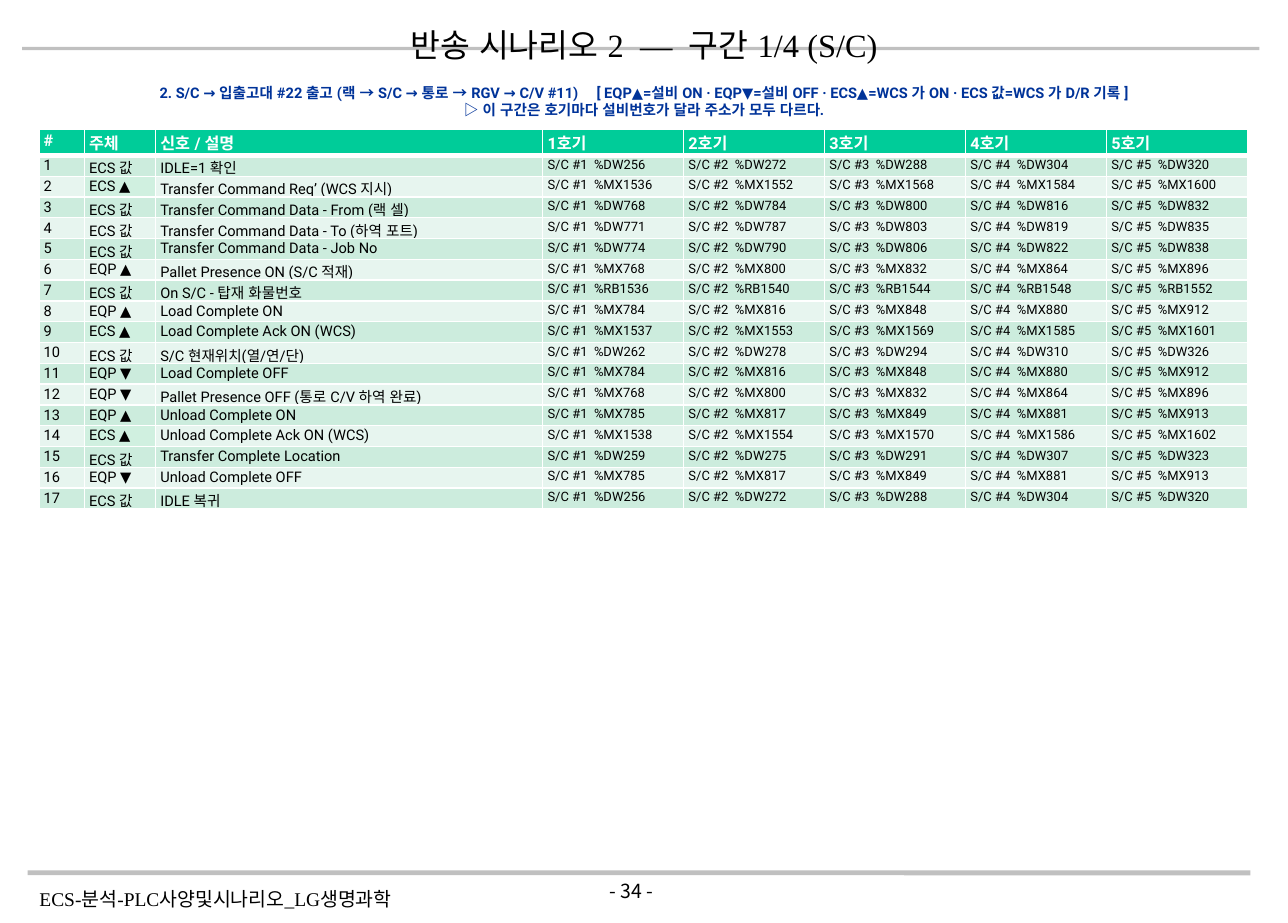
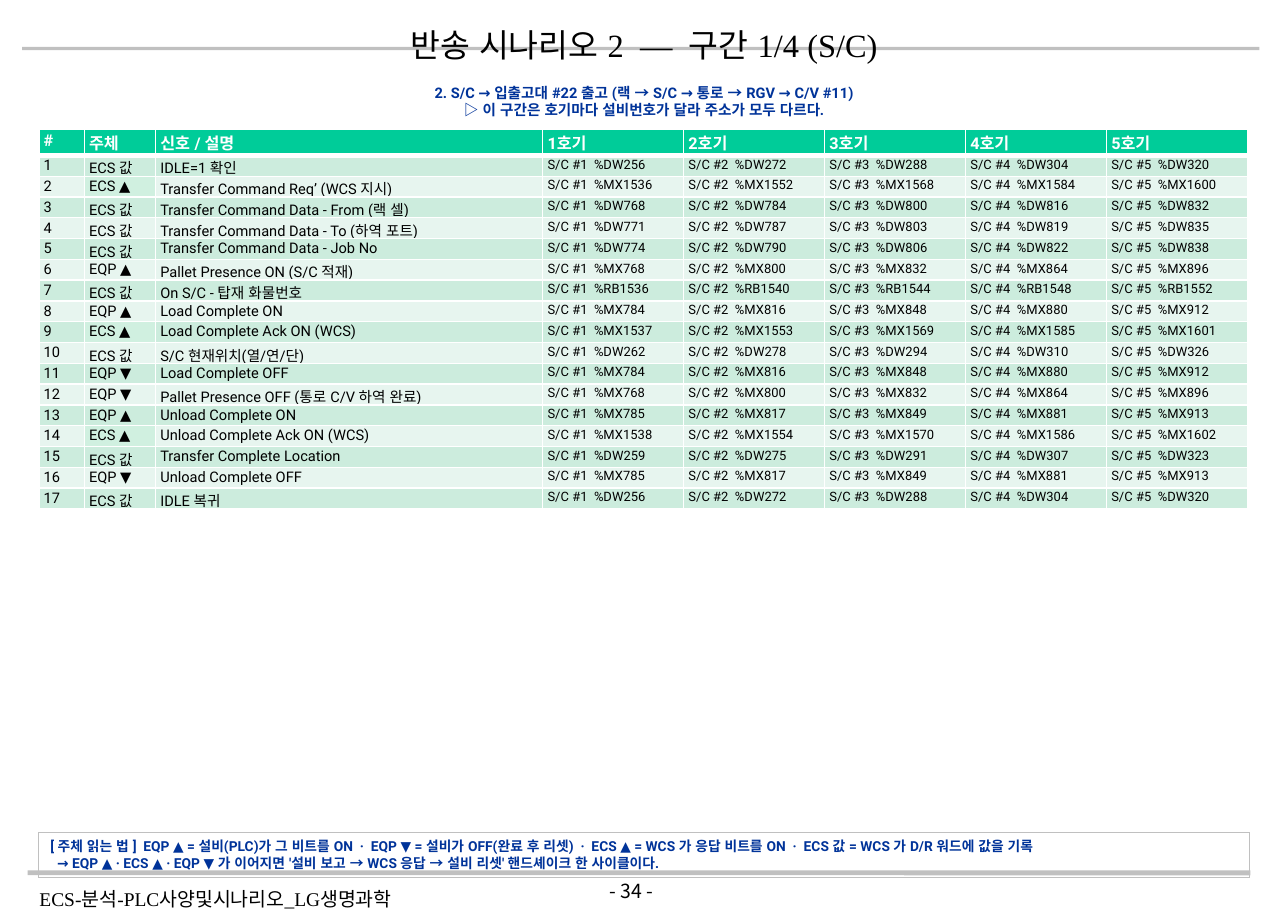
Before and after one commit to yeorijby-coder/LGLS_ALL, a slide deck: slide 34 of ECS-분석-PLC사양및시나리오_LG생명과학_V1.4_20260819.pptx. Drawn at 1288x923 pixels with LibreOffice and Linux fonts; fonts in the diff are those of the drawing; background and template pictures are left out. Boxes give left, top, right and bottom in pixels: in the first picture for what was removed or moved away, otherwise in the second. Text is boxed around its words. In the diff, an @@ line names an element or a change of style, - is before the commit and + after.

```diff
--- a/ECS-분석-PLC사양및시나리오_LG생명과학_V1.4_20260819.pptx
+++ b/ECS-분석-PLC사양및시나리오_LG생명과학_V1.4_20260819.pptx
@@ text "2. S/C → 입출고대 #22 ...": place and size @@
-text "2. S/C → 입출고대 #22 ..." at bbox=[160, 85, 1120, 117]
+text "2. S/C → 입출고대 #22 ..." at bbox=[435, 85, 854, 117]
@@ text at bbox=[435, 85, 854, 101]: text changed @@
-2. S/C → 입출고대 #22 출고 (랙 → S/C → 통로 → RGV → C/V #11) [ EQP▲=설비 ON · EQP▼=설비 OFF · ECS▲=WCS 가 ON · ECS 값=WCS 가 D/R 기록 ]
+2. S/C → 입출고대 #22 출고 (랙 → S/C → 통로 → RGV → C/V #11)
@@ rectangle added at bbox=[38, 833, 1250, 878], outline #C0C0C0 0.75 pt, 8.5 pt, text #003399, bold @@
+[ 주체 읽는 법 ] EQP ▲ = 설비(PLC)가 그 비트를 ON · EQP ▼ = 설비가 OFF(완료 후 리셋) · ECS ▲ = WCS 가 응답 비트를 ON · ECS 값 = WCS 가 D/R 워드에 값을 기록
+→ EQP ▲ · ECS ▲ · EQP ▼ 가 이어지면 '설비 보고 → WCS 응답 → 설비 리셋' 핸드셰이크 한 사이클이다.
```
Also in this commit, not shown: 23 other slides changed, 1 other file.
